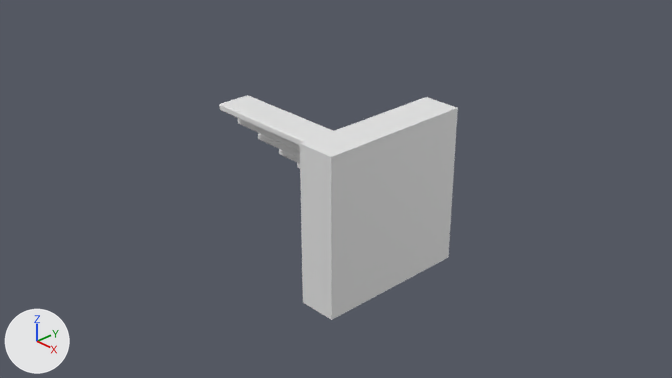
The Blender file RAT_Documentation/Darren/Modelling/Project Files/Ramp.blend, before and after one commit.
The view is the same before and after, from the file's camera 'Camera'. Every picture has the same lights, and +X, +Y and +Z are marked at lower left. The older version comes first.

The first picture shows 'Planks (Stair)', 'Stone Wall'.
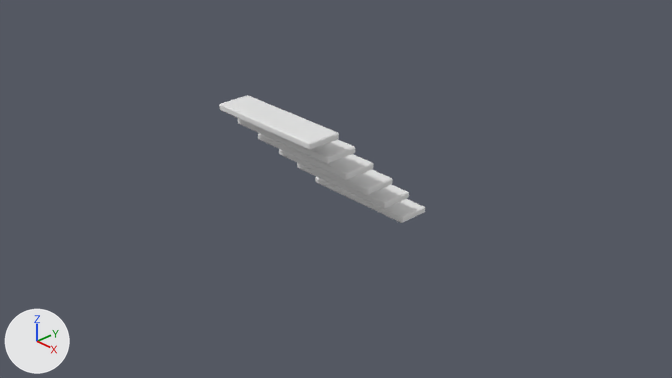
Pixel boxes (x1, y1, x2, y2) of what changed, in the pictures (672 x 378 px):
'Stone Wall', hidden
    before: (300, 97, 458, 320)
'Planks (Stair)', unchanged, uncovered by the edit
    before: (219, 95, 333, 169)
    after: (219, 95, 425, 223)

What the commit changed:
Object 'Stone Wall' (ob_stone_wall) is now hidden.
